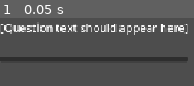
Above: before the commit, frame 1.
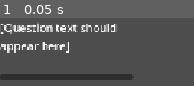
Above: after the commit, the same moment.

Repository: Syvxn/AiMO-Project
Game: Godot game, scene res://ui/menus/chat_and_quiz/quiz_question.tscn
Same seed, same stepped clock (60 frames per second), same inputs: the game is played once before the commit and once after it. This scene is started directly instead of the project's main scene.
Inputs:
- Up to frame 1 (0.05 s): no input

The runs differ from the first frame. In frame 1, 16% of the frame differs, in the area x 0-97%, y 8-92%.
Error before the commit: Attempt to call function 'get_as_text' in base 'null instance' on a null instance. (res://autoloads/env.gd:14)
Error after the commit: Attempt to call function 'get_as_text' in base 'null instance' on a null instance. (res://autoloads/env.gd:15)

Commit message:
9.9: game is now setup to communicate with agent server at 127.0.0.1:8000

Diff:
--- a/autoloads/env.gd
+++ b/autoloads/env.gd
@@ -5,7 +5,8 @@
 var GAME_SERVER_PORT : int
 var MAX_GAME_CLIENTS : int    # not used yet
 var CHAT_SERVER_URL : String
-#var CHAT_SERVER_PORT : int
+var SCORE_SERVER_URL : String
+
 
 
 func _ready() -> void:
@@ -17,4 +18,4 @@
 		GAME_SERVER_PORT = json.data["GAME_SERVER_PORT"]
 		MAX_GAME_CLIENTS = json.data["MAX_GAME_CLIENTS"]
 		CHAT_SERVER_URL = json.data["CHAT_SERVER_URL"]
-		#CHAT_SERVER_PORT = json.data["CHAT_SERVER_PORT"]
+		SCORE_SERVER_URL = json.data["SCORE_SERVER_URL"]
--- a/player/player.gd
+++ b/player/player.gd
@@ -60,7 +60,7 @@
 # this would be a little more elaborate, obviously
 func apply_visuals():
 	if username == "Lasse":
-		$BodySprite.sprite_frames = load("res://textures/sprite_frames/chell_var1.tres")
+		$BodySprite.sprite_frames = load("res://textures/sprite_frames/faith.tres")
 
 
 func lock_controls():
--- a/player/player.tscn
+++ b/player/player.tscn
@@ -91,8 +91,7 @@
 [node name="BodySprite" type="AnimatedSprite2D" parent="." unique_id=2107491442]
 y_sort_enabled = true
 sprite_frames = ExtResource("2_rkbax")
-animation = &"stand_left"
-autoplay = "stand_down"
+animation = &"walk_up"
 offset = Vector2(0, -32)
 
 [node name="InteractionArea" type="Area2D" parent="." unique_id=1252570051]
--- /dev/null
+++ b/textures/sprite_frames/faith.tres
@@ -0,0 +1,130 @@
+[gd_resource type="SpriteFrames" format=3 uid="uid://cqscxs1e4f8as"]
+
+[ext_resource type="Texture2D" uid="uid://cwolo0n0c3dro" path="res://textures/spritesheets/faith.png" id="1_0asv6"]
+
+[sub_resource type="AtlasTexture" id="AtlasTexture_n105l"]
+atlas = ExtResource("1_0asv6")
+region = Rect2(0, 0, 32, 64)
+
+[sub_resource type="AtlasTexture" id="AtlasTexture_1jk31"]
+atlas = ExtResource("1_0asv6")
+region = Rect2(96, 0, 32, 64)
+
+[sub_resource type="AtlasTexture" id="AtlasTexture_mdsln"]
+atlas = ExtResource("1_0asv6")
+region = Rect2(64, 0, 32, 64)
+
+[sub_resource type="AtlasTexture" id="AtlasTexture_uss67"]
+atlas = ExtResource("1_0asv6")
+region = Rect2(32, 0, 32, 64)
+
+[sub_resource type="AtlasTexture" id="AtlasTexture_bkqkp"]
+atlas = ExtResource("1_0asv6")
+region = Rect2(128, 0, 32, 64)
+
+[sub_resource type="AtlasTexture" id="AtlasTexture_pxl6c"]
+atlas = ExtResource("1_0asv6")
+region = Rect2(160, 0, 32, 64)
+
+[sub_resource type="AtlasTexture" id="AtlasTexture_0yuqv"]
+atlas = ExtResource("1_0asv6")
+region = Rect2(320, 0, 32, 64)
+
+[sub_resource type="AtlasTexture" id="AtlasTexture_sfmmt"]
+atlas = ExtResource("1_0asv6")
+region = Rect2(352, 0, 32, 64)
+
+[sub_resource type="AtlasTexture" id="AtlasTexture_s7txe"]
+atlas = ExtResource("1_0asv6")
+region = Rect2(256, 0, 32, 64)
+
+[sub_resource type="AtlasTexture" id="AtlasTexture_37idl"]
+atlas = ExtResource("1_0asv6")
+region = Rect2(288, 0, 32, 64)
+
+[sub_resource type="AtlasTexture" id="AtlasTexture_6wksg"]
+atlas = ExtResource("1_0asv6")
+region = Rect2(192, 0, 32, 64)
+
+[sub_resource type="AtlasTexture" id="AtlasTexture_yanod"]
+atlas = ExtResource("1_0asv6")
+region = Rect2(224, 0, 32, 64)
+
+[resource]
+animations = [{
+"frames": [{
+"duration": 1.0,
+"texture": SubResource("AtlasTexture_n105l")
+}],
+"loop": true,
+"name": &"stand_down",
+"speed": 5.0
+}, {
+"frames": [{
+"duration": 1.0,
+"texture": SubResource("AtlasTexture_1jk31")
+}],
+"loop": true,
+"name": &"stand_left",
+"speed": 5.0
+}, {
+"frames": [{
+"duration": 1.0,
+"texture": SubResource("AtlasTexture_mdsln")
+}],
+"loop": true,
+"name": &"stand_right",
+"speed": 5.0
+}, {
+"frames": [{
+"duration": 1.0,
+"texture": SubResource("AtlasTexture_uss67")
+}],
+"loop": true,
+"name": &"stand_up",
+"speed": 5.0
+}, {
+"frames": [{
+"duration": 2.0,
+"texture": SubResource("AtlasTexture_bkqkp")
+}, {
+"duration": 2.0,
+"texture": SubResource("AtlasTexture_pxl6c")
+}],
+"loop": true,
+"name": &"walk_down",
+"speed": 5.0
+}, {
+"frames": [{
+"duration": 2.0,
+"texture": SubResource("AtlasTexture_0yuqv")
+}, {
+"duration": 2.0,
+"texture": SubResource("AtlasTexture_sfmmt")
+}],
+"loop": true,
+"name": &"walk_left",
+"speed": 5.0
+}, {
+"frames": [{
+"duration": 2.0,
+"texture": SubResource("AtlasTexture_s7txe")
+}, {
+"duration": 2.0,
+"texture": SubResource("AtlasTexture_37idl")
+}],
+"loop": true,
+"name": &"walk_right",
+"speed": 5.0
+}, {
+"frames": [{
+"duration": 2.0,
+"texture": SubResource("AtlasTexture_6wksg")
+}, {
+"duration": 2.0,
+"texture": SubResource("AtlasTexture_yanod")
+}],
+"loop": true,
+"name": &"walk_up",
+"speed": 5.0
+}]
--- a/ui/menus/chat_and_quiz/chat_screen.gd
+++ b/ui/menus/chat_and_quiz/chat_screen.gd
@@ -43,42 +43,52 @@
 	add_bubble(input_text, "right")
 	#region http that should be moved to its own component
 	var http_request = HTTPRequest.new()
-	http_request.set_timeout(10.0)    # move this to .env.json?
+	#http_request.set_timeout(10.0)    # move this to .env.json?
 	add_child(http_request)
 	http_request.request_completed.connect(self._chat_request_completed)
 	var url = Env.CHAT_SERVER_URL
-	var custom_headers = PackedStringArray()
-	#var method = HTTPClient.Method.METHOD_POST
-	var method = HTTPClient.Method.METHOD_GET
+	var custom_headers = PackedStringArray(["Content-Type: application/json"])
+	var method = HTTPClient.Method.METHOD_POST
 	# sanitizer? i hardly know 'er
-	var data = input_text
+	var student_name : String
+	# this shows i should have the local player saved as a global variable somewhere
+	for player in get_tree().get_nodes_in_group("players"):
+		if int(player.name) == multiplayer.get_unique_id():
+			student_name = player.username
+	var data_to_send = {
+		"student_id" : student_name,
+		"message" : input_text
+	}
+	var data = JSON.stringify(data_to_send)
+	print(data)
 	http_request.request(url, custom_headers, method, data)
+	await get_tree().create_timer(0.7).timeout
+	add_bubble("Sure, hold on a moment.", "left")
 	#endregion
 
 
 func _chat_request_completed(result, response_code, _headers, body):
 	print("Chat HTTP request completed: ", str(result), " ", str(response_code))
-	await get_tree().create_timer(0.5).timeout    # simulate wait
+	await get_tree().create_timer(0.7).timeout    # simulate wait
 	var body_text = body.get_string_from_utf8()
 	# this is some hack shit; i gotta replace this with a proper check
 	if not body_text.begins_with("{"):
 		add_bubble(body_text, "left")
 	else: # json, i assume?
-		var quiz_data = JSON.parse_string(body_text)
-		if not typeof(quiz_data) == TYPE_DICTIONARY:
-			print(quiz_data)
+		var response_data = JSON.parse_string(body_text)
+		print(response_data)
+		if not typeof(response_data) == TYPE_DICTIONARY:
 			add_bubble("Sorry, I just got hit by a solar ray. You were saying?", "left")
 			return
-		add_bubble("Sure, here you go:", "left")
 		chat_input_field.editable = false
-		await get_tree().create_timer(0.7).timeout
 		chat_panel.hide()
 		chat_input_field.editable = true
 		for child in quiz_container.get_children():
 			child.queue_free()
 		quiz_panel.show()
-		quiz_title.text = quiz_data["quiz_title"]
-		var questions = quiz_data["questions"]
+		var quiz = response_data["quiz"]
+		quiz_title.text = quiz["quiz_title"]
+		var questions = quiz["questions"]
 		for question in questions:
 			var question_instance = quiz_question.instantiate()
 			quiz_container.add_child(question_instance)
@@ -99,6 +109,7 @@
 	submit_input(chat_input_field.get_text())
 	chat_input_field.grab_focus()
 
+
 func _on_chat_input_field_text_submitted(new_text: String) -> void:
 	submit_input(new_text)
 
@@ -106,6 +117,7 @@
 func _on_quiz_close_button_pressed() -> void:
 	quiz_panel.hide()
 	chat_panel.show()
+
 
 func _on_quiz_submit_button_pressed() -> void:
 	var student_name : String
@@ -119,6 +131,7 @@
 		total_questions += 1
 		if child.check_answer(): # has (desired) visual side effects
 			score += 1
+	#region http
 	var data_to_send = {
 		"student_name" : student_name,
 		"quiz_title" : quiz_title.text,
@@ -127,20 +140,20 @@
 	}
 	var json_string = JSON.stringify(data_to_send)
 	print("Submitting quiz results: " + json_string)
-	#region http
 	var http_request = HTTPRequest.new()
-	http_request.set_timeout(10.0)    # move this to .env.json?
 	add_child(http_request)
 	http_request.request_completed.connect(self._quiz_submit_request_completed)
-	var url = Env.CHAT_SERVER_URL
-	var custom_headers = PackedStringArray()
-	#var method = HTTPClient.Method.METHOD_POST
-	var method = HTTPClient.Method.METHOD_GET
+	var url = Env.SCORE_SERVER_URL
+	var custom_headers = PackedStringArray(["Content-Type: application/json"])
+	var method = HTTPClient.Method.METHOD_POST
 	# sanitizer? i hardly know 'er
 	var data = json_string
 	http_request.request(url, custom_headers, method, data)
 	#endregion
 
 
-func _quiz_submit_request_completed(result, response_code, _headers, _body):
+func _quiz_submit_request_completed(result, response_code, _headers, body):
 	print("Quiz submission HTTP request completed: ", str(result), " ", str(response_code))
+	# Here we could do something with the response body, e.g. print something
+	# to the chat with add_bubble()
+	print(body)
--- a/ui/menus/chat_and_quiz/chat_screen.tscn
+++ b/ui/menus/chat_and_quiz/chat_screen.tscn
@@ -45,7 +45,6 @@
 
 [node name="ChatPanel" type="Panel" parent="Control/MarginContainer/AspectRatioContainer" unique_id=940803565]
 unique_name_in_owner = true
-visible = false
 layout_mode = 2
 theme = ExtResource("2_ywf3k")
 
@@ -120,6 +119,7 @@
 
 [node name="QuizPanel" type="Panel" parent="Control/MarginContainer/AspectRatioContainer" unique_id=475803253]
 unique_name_in_owner = true
+visible = false
 layout_mode = 2
 theme = ExtResource("2_ywf3k")
 
--- a/ui/menus/chat_and_quiz/quiz_question.tscn
+++ b/ui/menus/chat_and_quiz/quiz_question.tscn
@@ -19,6 +19,7 @@
 layout_mode = 2
 text = "[Question text should appear here]
 "
+autowrap_mode = 2
 
 [node name="MarginContainer2" type="MarginContainer" parent="VBoxContainer" unique_id=1612421603]
 layout_mode = 2
--- a/ui/themes/chat_test.tres
+++ b/ui/themes/chat_test.tres
@@ -15,7 +15,7 @@
 corner_radius_bottom_left = 3
 
 [sub_resource type="StyleBoxFlat" id="StyleBoxFlat_2y3ae"]
-bg_color = Color(0.18431373, 0.18431373, 0.18431373, 0.7647059)
+bg_color = Color(0.18431373, 0.18431373, 0.18431373, 0.9019608)
 corner_radius_top_left = 20
 corner_radius_top_right = 20
 corner_radius_bottom_right = 20
Binary file added: textures/spritesheets/faith.png
Not shown, added: textures/spritesheets/faith.png.import
Binary file changed: textures/static_textures/buncha_props.png
